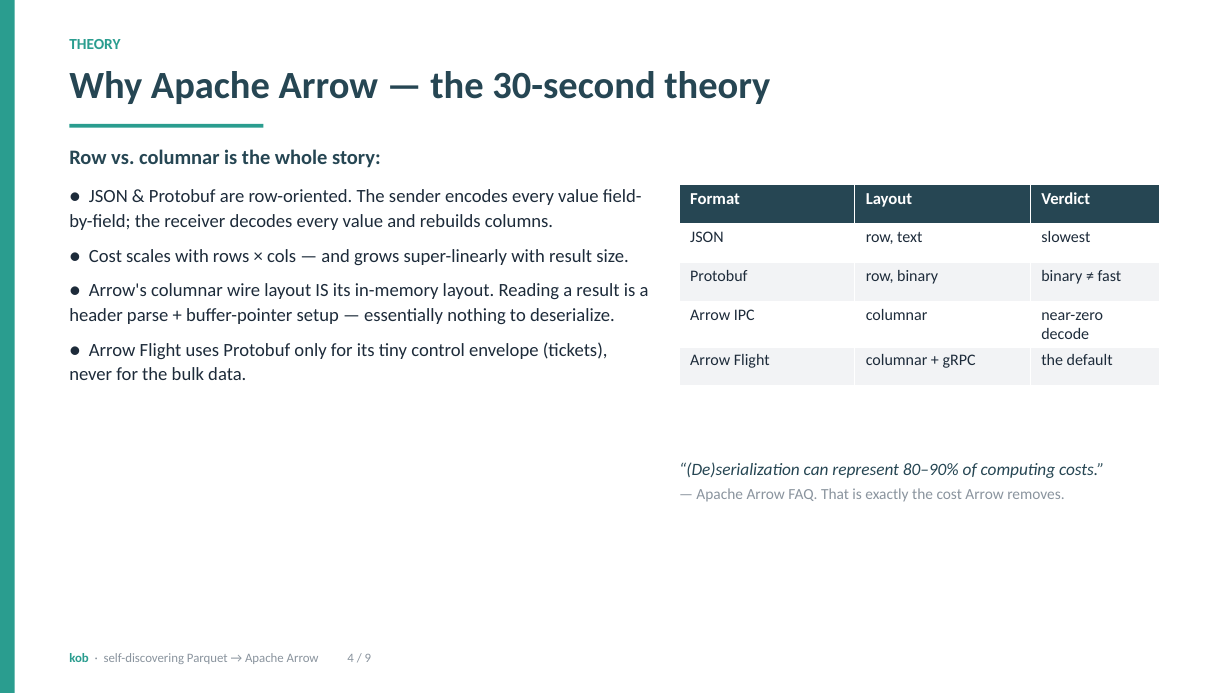
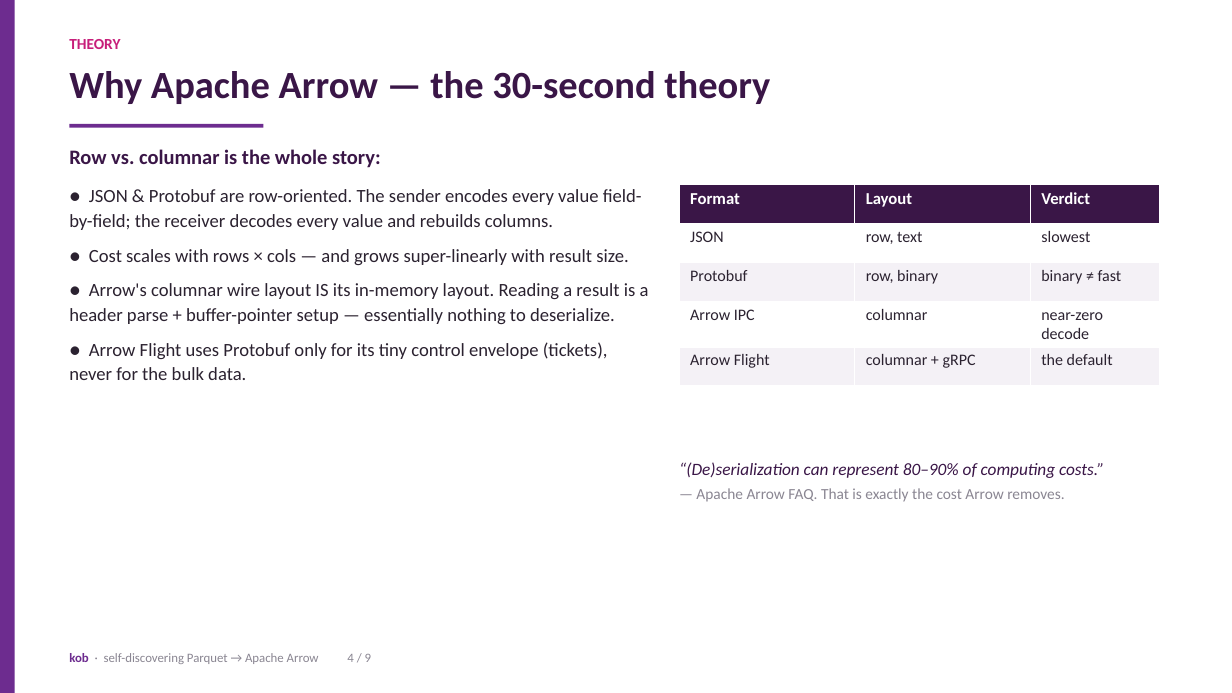
Before and after one commit to iyedexe/kob, a slide deck: slide 4 of presentation/kob.pptx. Drawn at 1232x693 pixels with LibreOffice and Linux fonts; fonts in the diff are those of the drawing. Boxes give left, top, right and bottom in pixels: in the first picture for what was removed or moved away, otherwise in the second. Text is boxed around its words. In the diff, an @@ line names an element or a change of style, - is before the commit and + after.

```diff
--- a/presentation/kob.pptx
+++ b/presentation/kob.pptx
@@ rectangle at [0,0,15,693]: fill #2A9D8F to #6D2C8F @@
@@ text "THEORY" at [69,39,120,49]: text colour #2A9D8F to #C71E7A @@
@@ text "Why Apache Arrow — the ..." at [69,71,770,104]: text colour #264653 to #3A1647 @@
@@ text "Row vs. columnar is the ..." at [69,149,649,380]: text colour #264653 to #3A1647 in "Row vs. columnar is the whole story:"; text colour #1D2B3A to #2B2230 @@
@@ rectangle at [69,124,263,128]: fill #2A9D8F to #6D2C8F @@
@@ table at [679,185,1160,379] @@
@@ fill #264653 to #3A1647 in row 1 @@
@@ fill #F2F3F5 to #F4F1F6 in 6 cells @@
@@ text colour #1D2B3A to #2B2230 in "JSON", "row, text", "slowest", "Protobuf" and 8 more places @@
@@ text "“(De)serialization can represent 80–90% of ..." at [679,462,1104,502]: text colour #264653 to #3A1647 in "“(De)serialization can represent 80–90% of computing costs.”"; text colour #8A949E to #8A8692 in "— Apache Arrow FAQ. That is exactly ..." @@
@@ text "kob · self-discovering Parquet → ..." at [69,653,371,664]: text colour #2A9D8F to #6D2C8F in "kob"; text colour #8A949E to #8A8692 @@
```
Also in this commit, not shown: 8 other slides changed, 3 other files.
